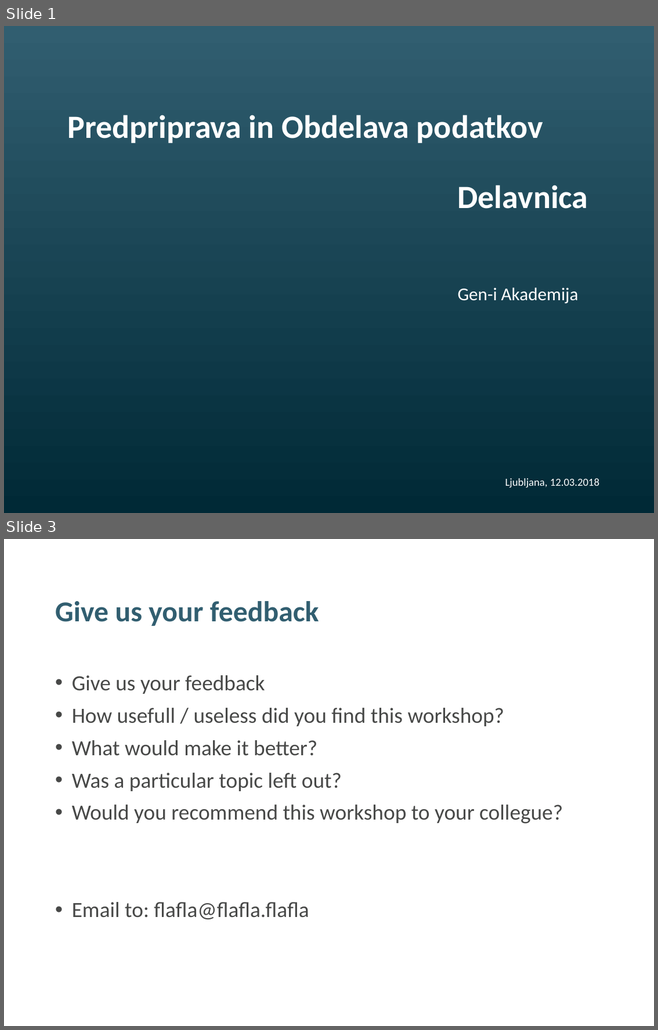
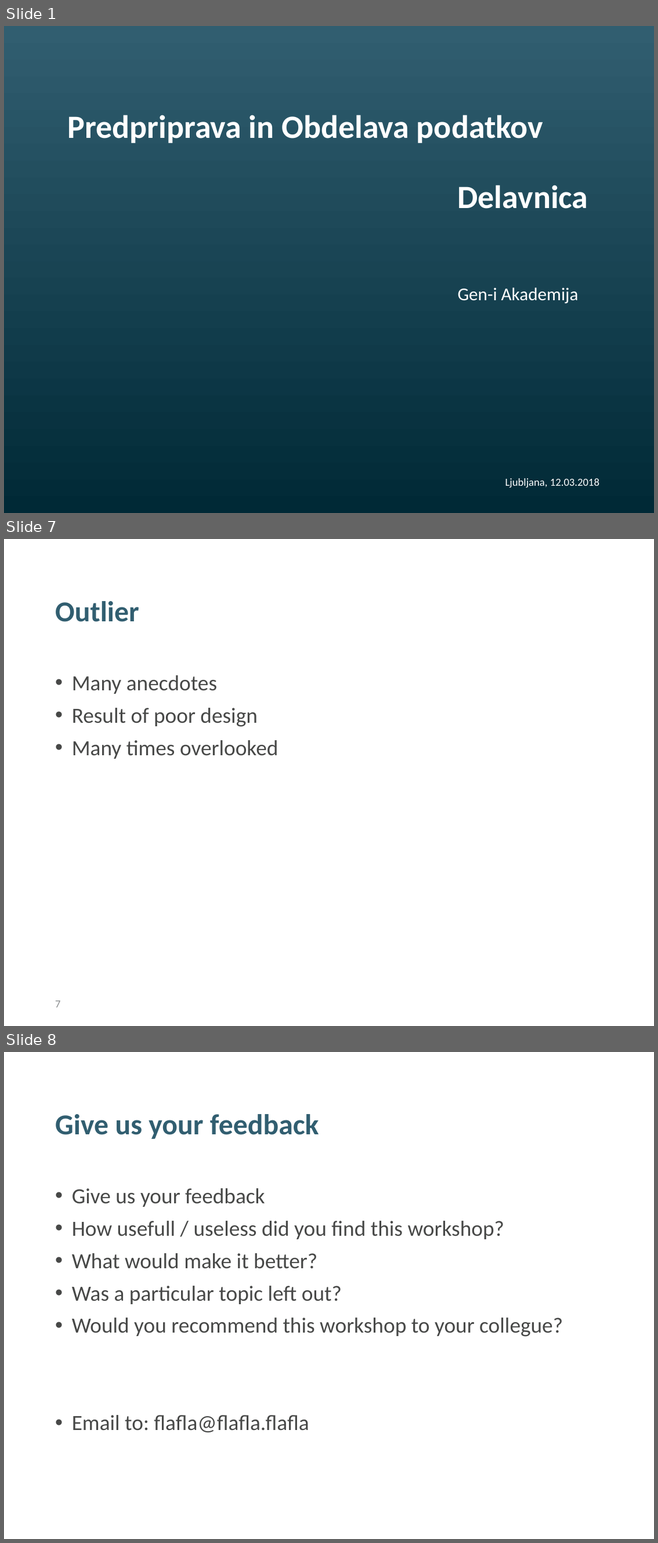
Before and after one commit to tomazgeni/HerculePoirot, a slide deck: PredpripravaObdelavaPodatkov_Delavnica.pptx. Shown one above the other, each under a label of ours: slides 1 and 3 before the commit, slides 1, 7 and 8 after it; the slides between them are not shown. The pictures are 658x1030 and 658x1543 pixels, drawn with LibreOffice and Linux fonts; fonts in the diff are those of the drawing; background and template pictures are left out. Boxes give left, top, right and bottom in pixels: in the first picture for what was removed or moved away, otherwise in the second. Text is boxed around its words. In the diff, an @@ line names an element or a change of style, - is before the commit and + after.

```diff
--- a/PredpripravaObdelavaPodatkov_Delavnica.pptx
+++ b/PredpripravaObdelavaPodatkov_Delavnica.pptx
@@ slide 7 added at [4, 539, 654, 1026], background #FFFFFF @@
@@ title added at [55, 601, 139, 622], 32 pt, text #315E70, bold @@
+Outlier
@@ text added at [72, 675, 278, 759], 24 pt, text #474847 @@
+• Many anecdotes
+• Result of poor design
+• Many times overlooked
@@ page number added at [55, 1001, 60, 1008], 12 pt, text #8C8E91 @@
+7
@@ what was slide 3 is now slide 8 @@
```
Also in this commit, not shown: 1 slide changed, 4 other slides added.
